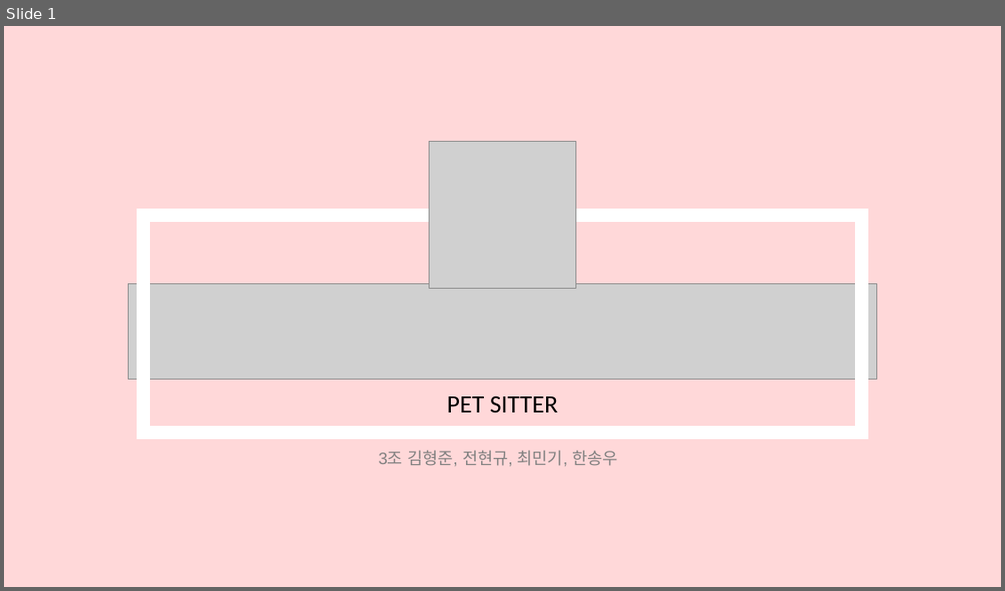
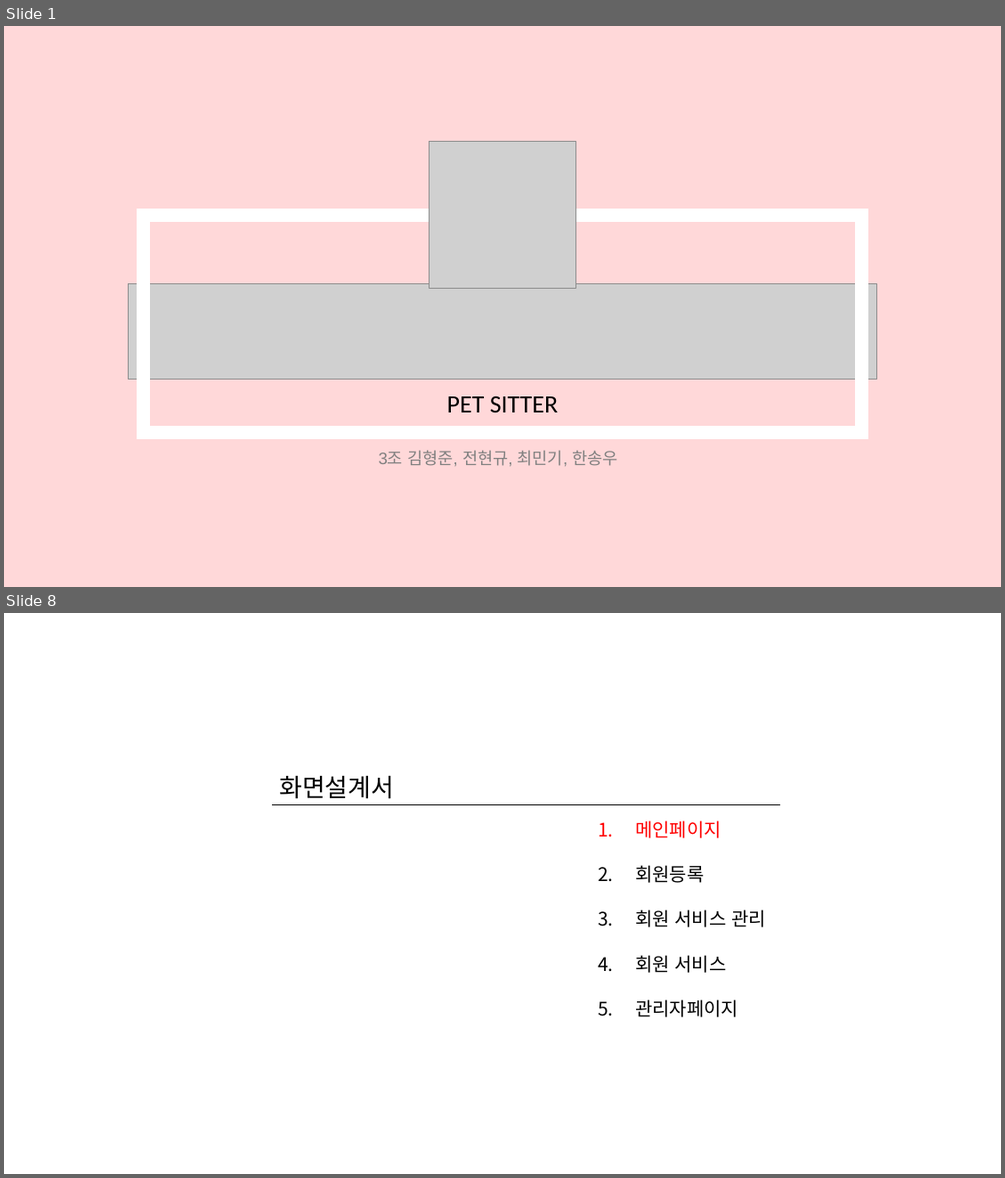
Before and after one commit to hhsw07/ezen-academy-projects, a slide deck: cmk/반려동물관리서비스.pptx. Shown one above the other, each under a label of ours: slide 1 before the commit, slides 1 and 8 after it; the slides between them are not shown. The pictures are 1005x591 and 1005x1178 pixels, drawn with LibreOffice and Linux fonts; fonts in the diff are those of the drawing; grey boxes stand for pictures. Boxes give left, top, right and bottom in pixels: in the first picture for what was removed or moved away, otherwise in the second. Text is boxed around its words. In the diff, an @@ line names an element or a change of style, - is before the commit and + after.

```diff
--- a/cmk/반려동물관리서비스.pptx
+++ b/cmk/반려동물관리서비스.pptx
@@ slide 8 added at (x1=4, y1=613, x2=1001, y2=1174), background #FFFFFF @@
@@ text added at (x1=279, y1=775, x2=394, y2=799), 24 pt, text #000000 @@
+화면설계서
@@ line added from (273, 805) to (781, 805), #000000 0.5 pt @@
@@ text added at (x1=635, y1=820, x2=766, y2=1017), 18 pt, text #000000 @@
+1. 메인페이지
+2. 회원등록
+3. 회원 서비스 관리
+4. 회원 서비스
+5. 관리자페이지
```
Also in this commit, not shown: 26 slides changed, 32 other slides added, 1 slide removed.
